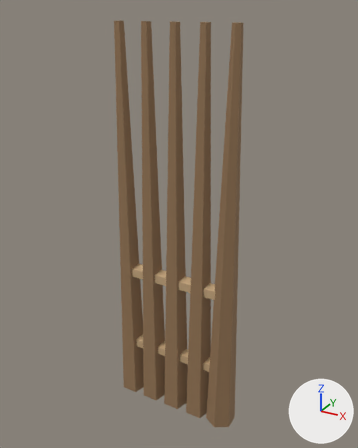
Before and after pictures for a commit that changed the glTF model assets/3d/models/palisade_08.glb.
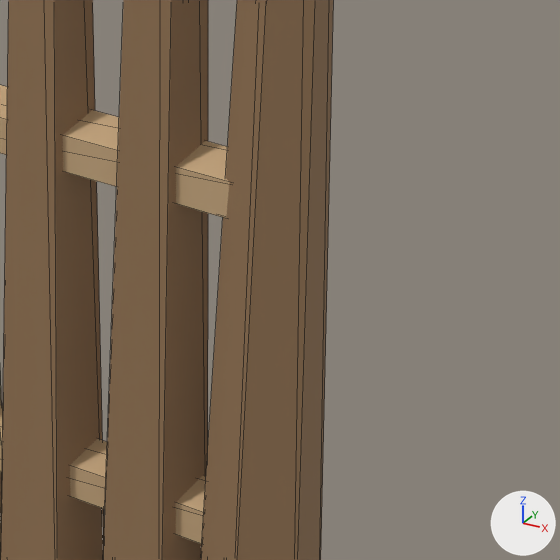
Each version appears first whole from a camera (50 mm lens) standing at (0.716, -1.725, 1.852) and looking at (-0.25, 0.032, 0.974), and next in a close-up on the part from 46% to 81% of the width and 56% to 84% of the height. Arrows for +X, +Y and +Z are at lower right; the lights stay in place. The last two pictures show the newer version. The close-ups show mesh edges as thin lines. Vertices at exactly the same position are counted once.

The first close-up shows 'palisade_08'.
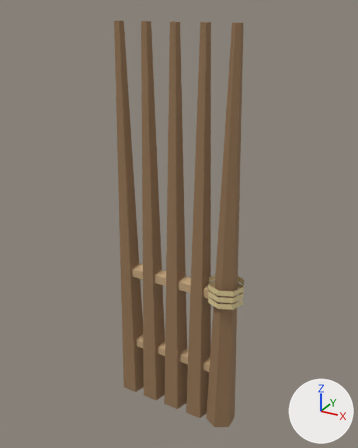
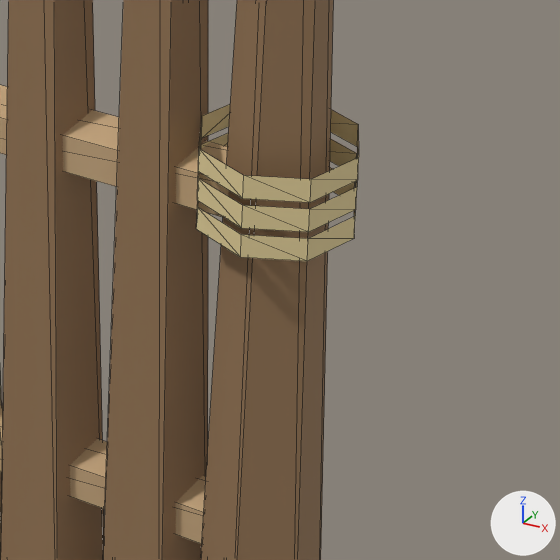
Diff of the bpy script that builds the scene:
```diff
--- a/assets/3d/models/palisade_08.glb.py
+++ b/assets/3d/models/palisade_08.glb.py
@@ mat_thatch @@
+mat_thatch = principled_material('thatch')
+mat_thatch.base_color = (0.78, 0.64, 0.33)  # beige #e5d19b
+mat_thatch.roughness = 0.85
@@ me_palisade_08 @@
 # used by ob_palisade_08; location = (0.0, 0.0, 0.0)
-me_palisade_08.from_pydata(...)  # 72 vertices, 116 faces; spans x -0.56..0.06, y -0.07..0.07, z 0.0..1.8
+me_palisade_08.from_pydata(...)  # 120 vertices, 164 faces; spans x -0.56..0.08, y -0.08..0.08, z 0.0..1.8
+# me_palisade_08 part 1: a new loose piece of 16 vertices spanning x -0.08..0.08, y -0.08..0.08, z 0.68..0.7, in mat_thatch (beige #e5d19b)
+# me_palisade_08 part 2: a new loose piece of 16 vertices spanning x -0.08..0.08, y -0.08..0.08, z 0.71..0.73, in mat_thatch (beige #e5d19b)
+# me_palisade_08 part 3: a new loose piece of 16 vertices spanning x -0.08..0.08, y -0.08..0.08, z 0.74..0.77, in mat_thatch (beige #e5d19b)
+# other edits to the shape of me_palisade_08 do not show in these pictures
 me_palisade_08.materials.append(mat_trunk)
 me_palisade_08.materials.append(mat_wood)
+me_palisade_08.materials.append(mat_thatch)  # beige #e5d19b
```

Changed parts and their boxes (x1, y1, x2, y2) in the close-ups (560 x 560 px):
'palisade_08', reshaped: before (0, 0, 334, 560); after (0, 0, 359, 560)
part 1 of me_palisade_08, added (beige): after (196, 168, 355, 261)
part 2 of me_palisade_08, added (beige): after (197, 133, 357, 232)
part 3 of me_palisade_08, added (beige): after (198, 104, 359, 203)
